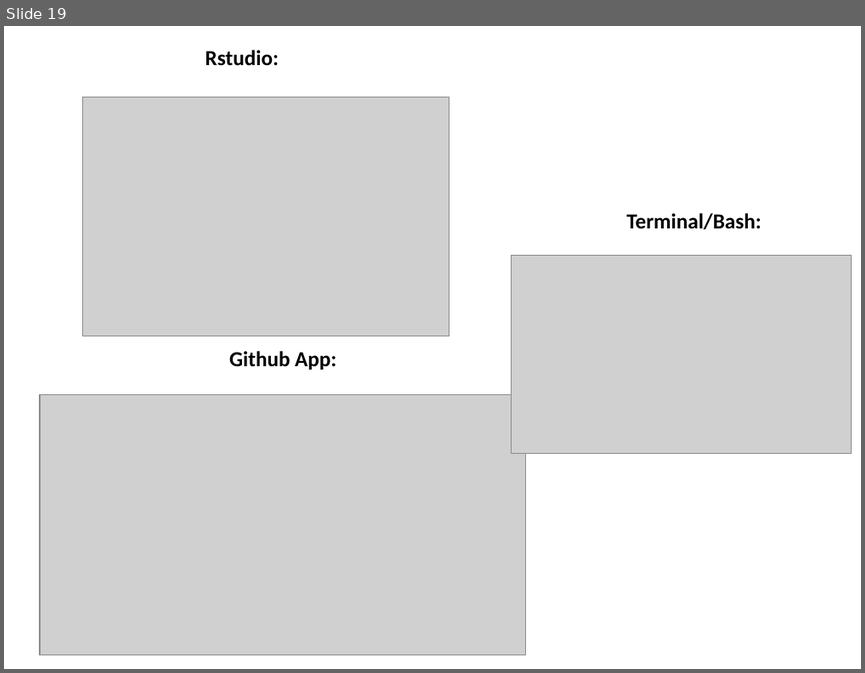
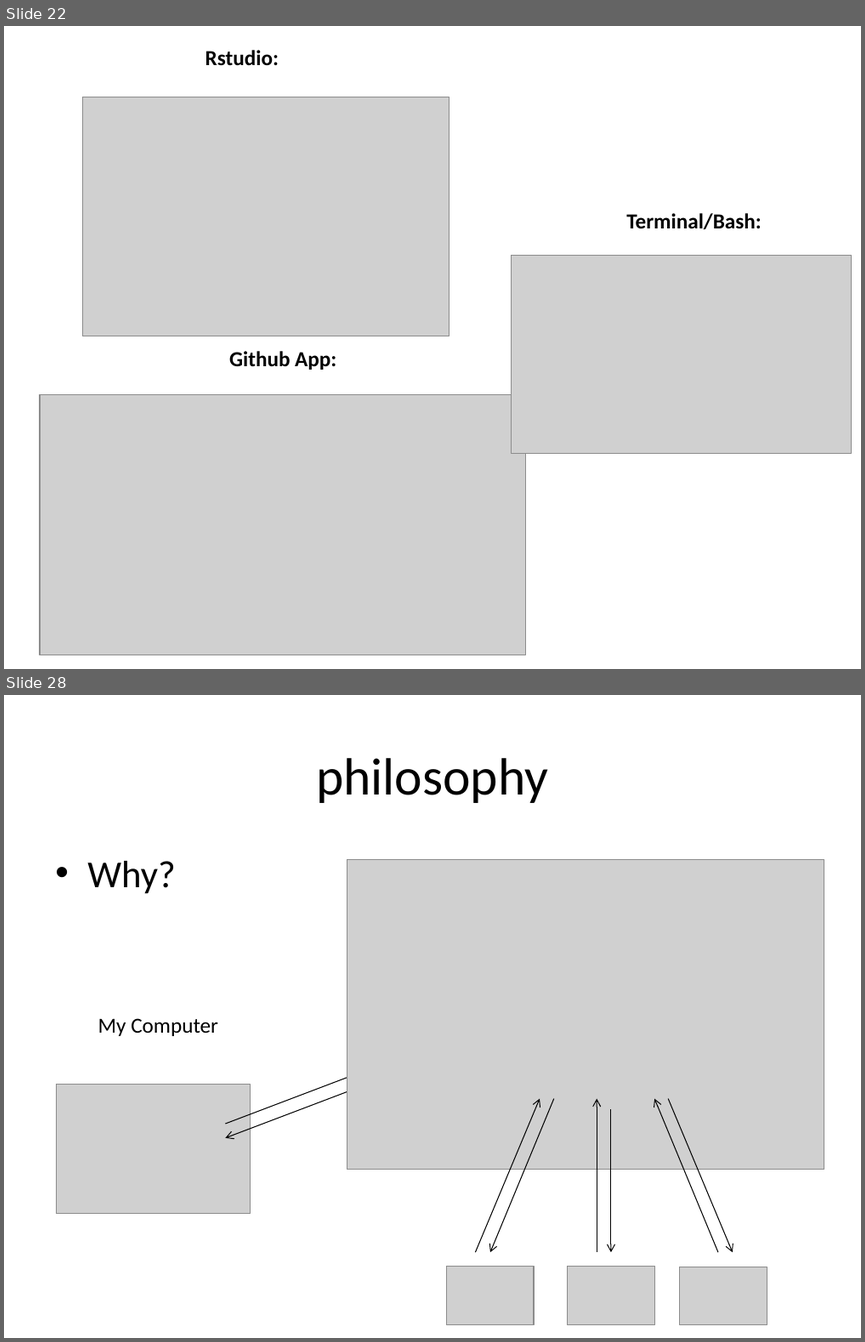
Before and after one commit to erindb/bootcamp, a slide deck: git_group1.pptx. Shown one above the other, each under a label of ours: slide 19 before the commit, slides 22 and 28 after it; the slides between them are not shown. The pictures are 865x673 and 865x1342 pixels, drawn with LibreOffice and Linux fonts; fonts in the diff are those of the drawing; grey boxes stand for pictures. Boxes give left, top, right and bottom in pixels: in the first picture for what was removed or moved away, otherwise in the second. Text is boxed around its words. In the diff, an @@ line names an element or a change of style, - is before the commit and + after.

```diff
--- a/git_group1.pptx
+++ b/git_group1.pptx
@@ slide 28 added at box(4, 695, 861, 1338), background #FFFFFF @@
@@ title added at box(316, 758, 548, 803), 44 pt, text #000000 @@
+philosophy
@@ text added at box(87, 861, 176, 894), 32 pt, text #000000 @@
+• Why?
@@ picture added at box(347, 860, 824, 1169) @@
@@ text added at box(98, 1018, 218, 1036), 18 pt, text #000000 @@
+My Computer
@@ arrow added from (225, 1123) to (432, 1044), #000000 0.75 pt @@
@@ arrow added from (432, 1059) to (225, 1138), #000000 0.75 pt @@
@@ picture added at box(56, 1084, 250, 1213) @@
@@ arrow added from (475, 1252) to (540, 1099), #000000 0.75 pt @@
@@ arrow added from (554, 1099) to (490, 1252), #000000 0.75 pt @@
@@ arrow added from (597, 1252) to (597, 1099), #000000 0.75 pt @@
@@ arrow added from (718, 1252) to (654, 1099), #000000 0.75 pt @@
@@ arrow added from (668, 1099) to (732, 1252), #000000 0.75 pt @@
@@ arrow added from (611, 1109) to (611, 1252), #000000 0.75 pt @@
@@ picture added at box(447, 1266, 534, 1325) @@
@@ picture added at box(568, 1266, 654, 1325) @@
@@ picture added at box(680, 1266, 766, 1325) @@
@@ what was slide 19 is now slide 22 @@
```
Also in this commit, not shown: 8 other slides added, 5 slides removed.
